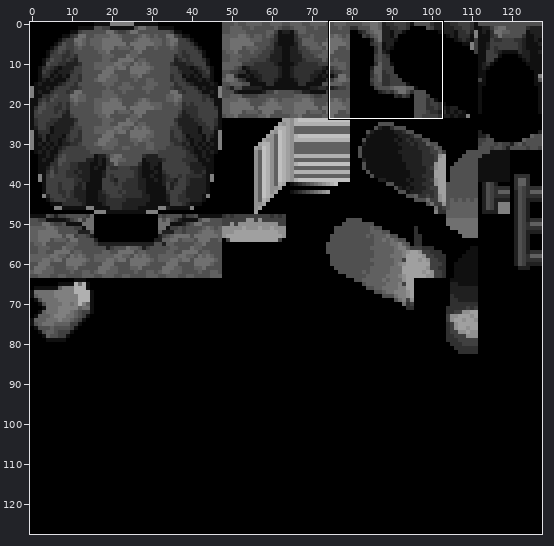
Sprite sheet -- data/tilesets/secondary/sinnoh_cave/tiles.png. Above: a wide view before the commit, with the close-up outlined.
Close-up. The starting point:
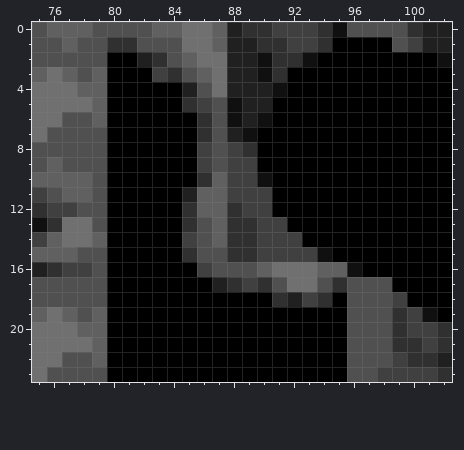
The file is 128x128 pixels. Shown: x 75..102, y 0..23.
After the commit:
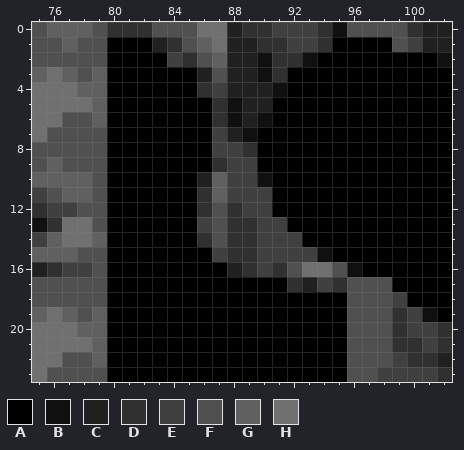
Palette (. is transparent): A #000000  B #101010  C #202020  D #303030  E #404040  F #505050  G #606060  H #707070
What changed:
Changed rows in their new state; - is an unchanged pixel.
first column x 80:
 0 DDDFFF-H--------
 1 AAACDFGH--------
 2 --AAEDFG--------
 3 ---AAACF--------
 4 -----ADE--------
 5 -----AAD--------
 6 ------AD--------
 7 ------AE--------
 8 ------AE--------
 9 ------AD--------
10 ------C---------
11 -----AD---------
12 -----ADF--------
13 -----AEF--------
14 -----ADF--------
15 -----AAE--------
16 ------AACDEDF-HF
17 -------AAAAADCE-
18 -----------AAAA-
Changed places in both close-ups, as pixel boxes (x1, y1, x2, y2):
changed: (107, 22, 347, 307)
